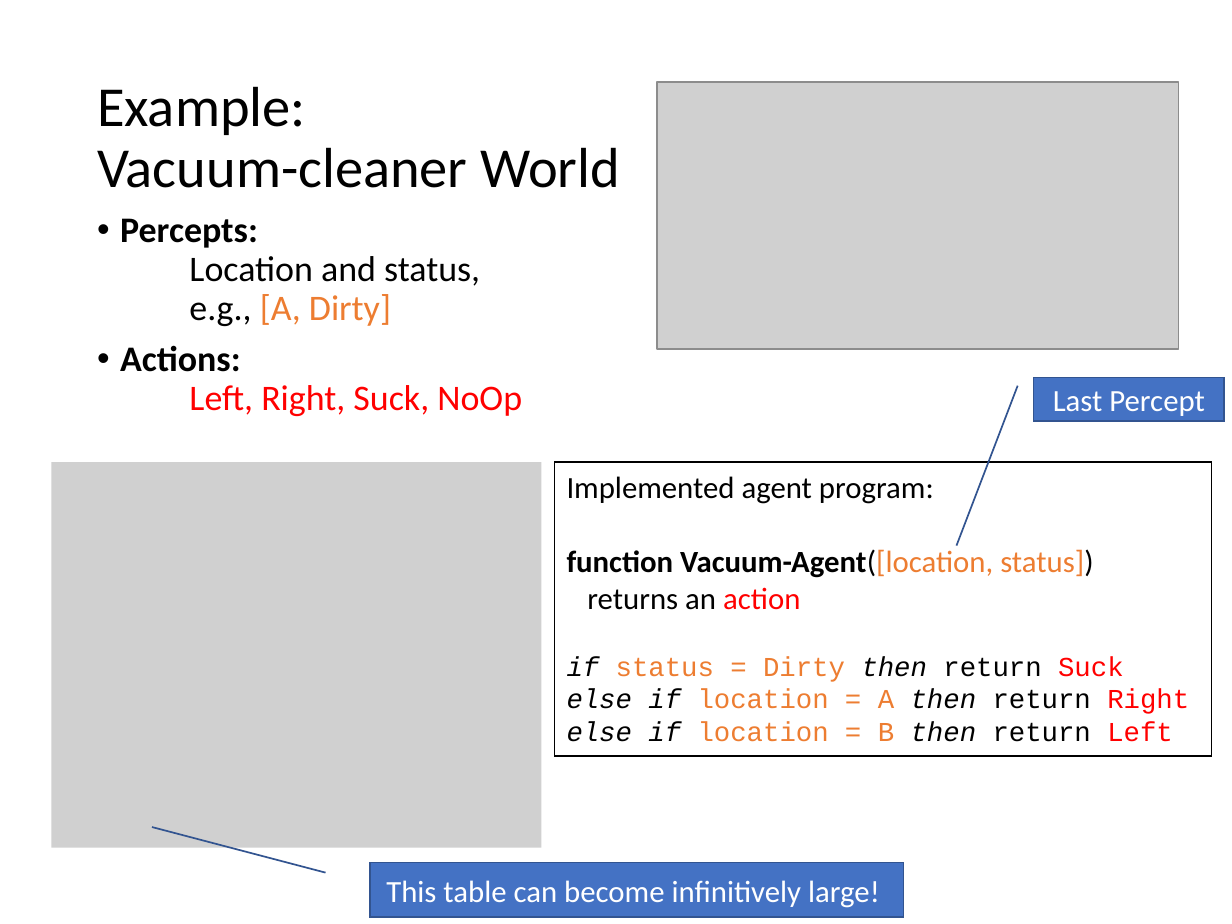
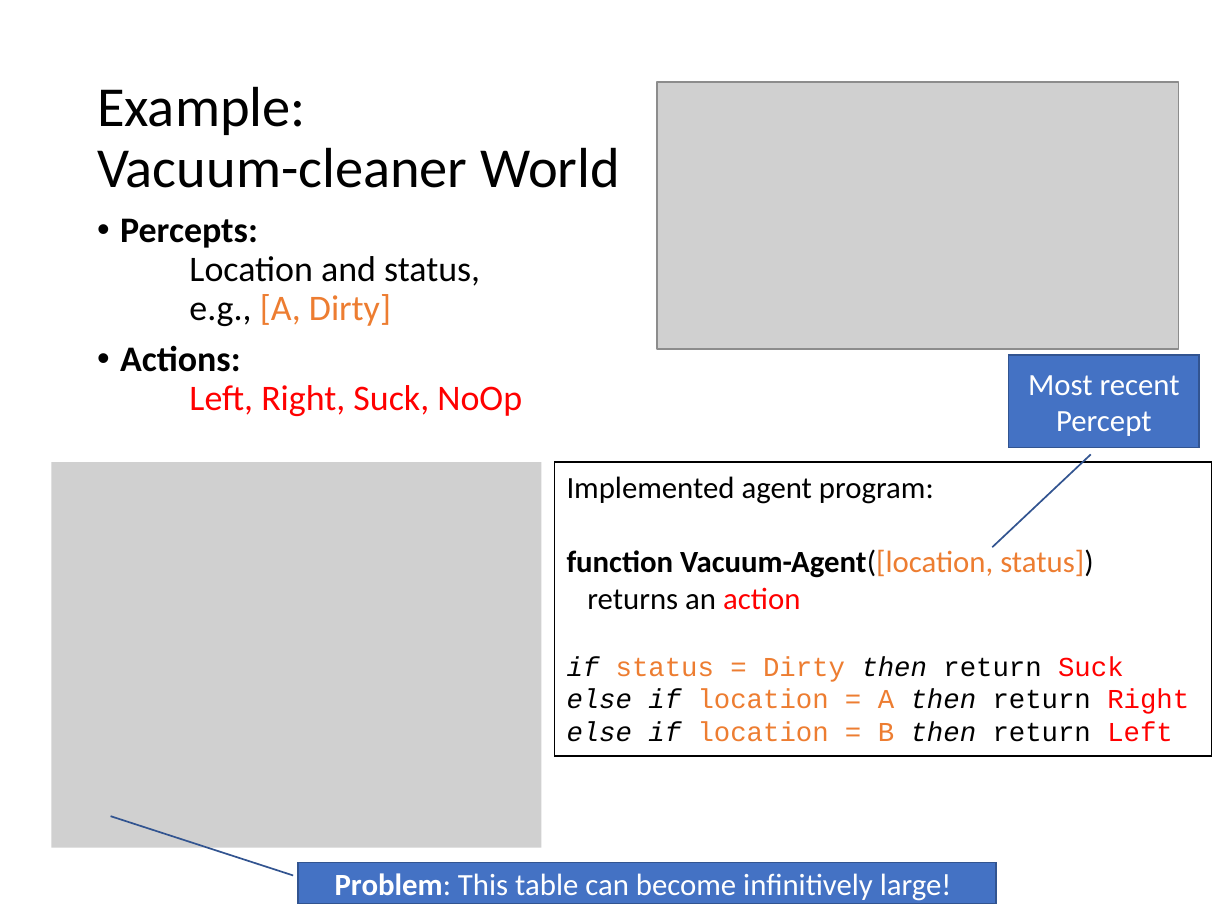
Before and after one commit to mhahsler/CS7320-AI, a slide deck: slide 6 of slides/02_agents.pptx. Drawn at 1232x924 pixels with LibreOffice and Linux fonts; fonts in the diff are those of the drawing; grey boxes stand for pictures. Boxes give left, top, right and bottom in pixels: in the first picture for what was removed or moved away, otherwise in the second. Text is boxed around its words. In the diff, an @@ line names an element or a change of style, - is before the commit and + after.

```diff
--- a/slides/02_agents.pptx
+++ b/slides/02_agents.pptx
@@ border callout "Most recent Percept" at (1009, 355, 1200, 447): proportions changed @@
@@ border callout "Most recent Percept": place and size @@
-border callout "Most recent Percept" at (1034, 377, 1225, 420)
+border callout "Most recent Percept" at (1009, 355, 1200, 447)
@@ text in border callout at (1028, 375, 1180, 436): text changed @@
-Last Percept
+Most recent Percept
@@ border callout "Problem: This table can become ...": place and size @@
-border callout "Problem: This table can become ..." at (370, 862, 903, 917)
+border callout "Problem: This table can become ..." at (298, 862, 997, 903)
@@ border callout "Problem: This table can become ..." at (298, 862, 997, 903): proportions changed @@
@@ text in border callout at (335, 873, 952, 901): text changed @@
-This table can become infinitively large!
+Problem: This table can become infinitively large!
```
Also in this commit, not shown: 10 other slides changed, 1 slide added, 2 other files.
